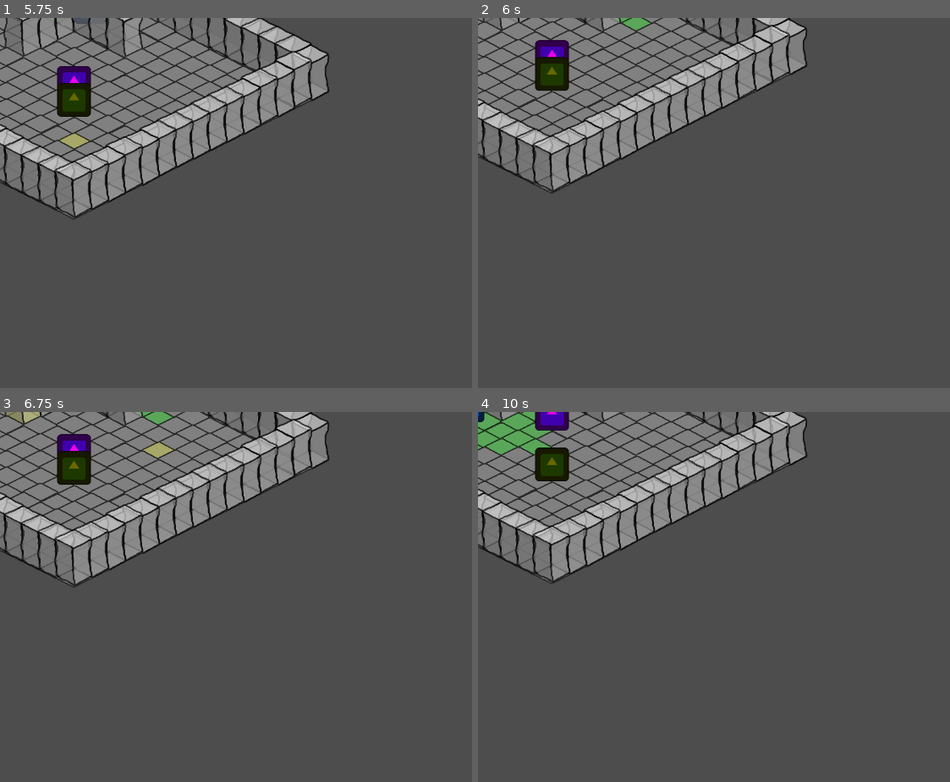
Above: before the commit, frames 1-4 (two rows, left to right).
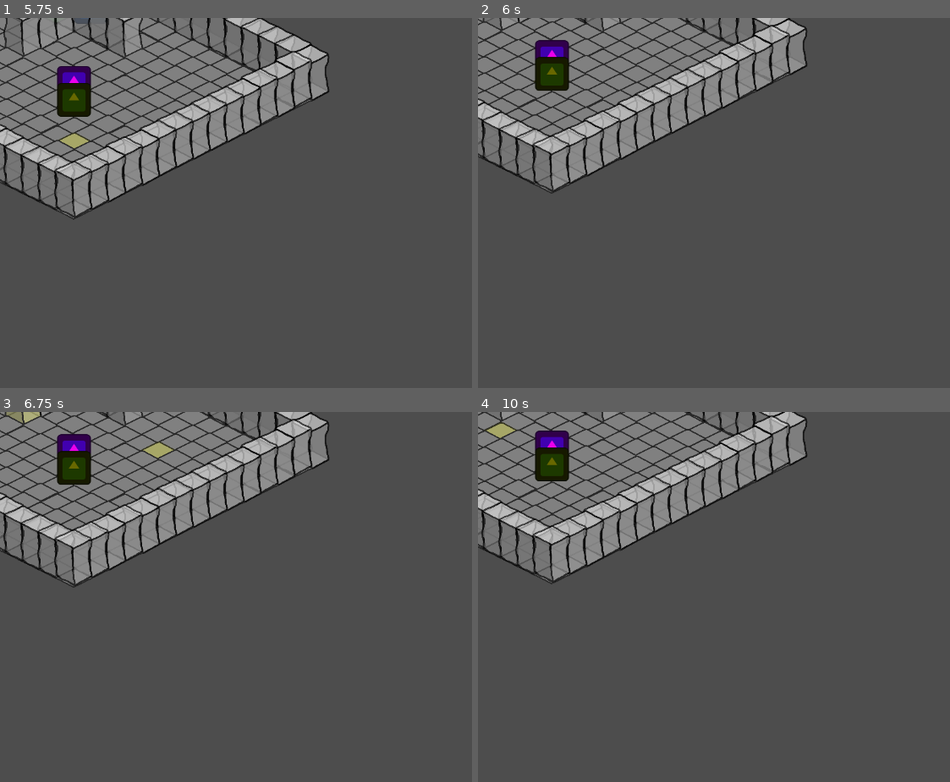
Above: after the commit, the same moments.

Repository: CiaranWoodward/LD57
Game: Godot game, scene res://main.tscn
Two runs of this game, one before a commit and one after it. Both use one fixed random seed, a clock stepped at 60 frames per second and the inputs below. This scene is started directly instead of the project's main scene. The engine's default icon, where the game draws it, is replaced by a stand-in: a white triangle on a blue panel in a dark square.
Inputs (mouse positions are in pixels of both pictures, inside the frame that each line leads up to):
- Up to frame 1 (5.75 s): tap Enter at 0.5, 2, 4.25 s; drag from (212, 136) to (108, 188) at 0.52 s; tap Space at 1.25, 3.5, 5 s; drag from (193, 143) to (94, 195) at 1.27 s; move the mouse to (179, 154) at 2.02 s; hold Right (ui_right) 2.03-2.75 s; click (179, 154) at 2.17 s; drag from (23, 162) to (136, 151) at 2.77 s; drag from (4, 169) to (372, 206) at 3.52 s; drag from (89, 143) to (236, 114) at 4.27 s; move the mouse to (75, 154) at 5.02 s; hold Down (ui_down) from 5.03 s (still down); click (75, 154) at 5.17 s
- Up to frame 2 (6 s): release Down (ui_down) at 5.75 s; drag from (482, 18) to (680, 228) at 5.77 s
- Up to frame 3 (6.75 s): drag from (23, 419) to (405, 519) at 6.52 s
- Up to frame 4 (10 s): drag from (482, 426) to (784, 678) at 7.27 s; move the mouse to (534, 419) at 8.02 s; hold Down (ui_down) 8.03-8.75 s; click (534, 419) at 8.17 s; drag from (520, 423) to (614, 545) at 8.77 s; drag from (501, 430) to (850, 600) at 9.52 s

Frame 1 is identical in both runs. In frame 2, 0.1% of the frame differs, in the area x 30-37%, y 0-4%; in frame 3, 0.1%; in frame 4, 1.7%, in the area x 0-20%, y 0-12%.

Commit message:
Separate movement and action points

Diff:
--- a/Level/GameController.gd
+++ b/Level/GameController.gd
@@ -158,27 +158,27 @@
 	if path.size() > 0:
 		print("GameController: Path found with " + str(path.size()) + " steps")
 
-		# For player entities, check and consume action points before movement
+		# For player entities, check and consume movement points before movement
 		if entity in player_entities:
-			# Check if path length exceeds available action points
-			if path.size() > entity.action_points:
-				print("GameController: Path too long for available action points")
-
-				# Optionally, could limit the path to the available action points
-				path = path.slice(0, entity.action_points)
-				print("GameController: Path trimmed to " + str(path.size()) + " steps to match action points")
+			# Check if path length exceeds available movement points
+			if path.size() > entity.movement_points:
+				print("GameController: Path too long for available movement points")
+
+				# Optionally, could limit the path to the available movement points
+				path = path.slice(0, entity.movement_points)
+				print("GameController: Path trimmed to " + str(path.size()) + " steps to match movement points")
 
 				# If the destination is now different, get that tile instead
 				if path.size() > 0:
 					target_grid_pos = path[path.size() - 1]
 					target_tile = isometric_map.get_tile(target_grid_pos)
 				else:
-					print("GameController: No valid path within action point range")
+					print("GameController: No valid path within movement point range")
 					return
 
-			# Consume action points for the path
-			if not entity.consume_action_points_for_path(path.size()):
-				print("GameController: Entity doesn't have enough action points for the path")
+			# Consume movement points for the path
+			if not entity.consume_movement_points_for_path(path.size()):
+				print("GameController: Entity doesn't have enough movement points for the path")
 				return
 
 		# Set the entity's game_controller reference
@@ -193,23 +193,33 @@
 		# Signal that entity is moving
 		emit_signal("entity_moved", entity)
 
-		# Connect to the entity's action_points_changed signal to update highlights
-		if entity in player_entities and not entity.is_connected("action_points_changed", Callable(self, "_on_player_action_points_changed")):
-			entity.connect("action_points_changed", Callable(self, "_on_player_action_points_changed"))
+		# Connect to the entity's movement_points_changed signal to update highlights
+		if entity in player_entities:
+			if not entity.is_connected("movement_points_changed", Callable(self, "_on_player_movement_points_changed")):
+				entity.connect("movement_points_changed", Callable(self, "_on_player_movement_points_changed"))
 	else:
 		print("GameController: No path found to target position")
 
+# Handle when a player's movement points change
+func _on_player_movement_points_changed(_current, _maximum):
+	update_highlights()
+
 # Handle when a player's action points change
+func _on_player_action_points_changed(_current, _maximum):
+	# We don't need to update movement highlights when action points change
+	pass
+
+# When player selections/states change
 func _on_player_action_selection_changed():
-	# If we have a selected entity, update its movement range
 	update_highlights()
 
+# Update highlight display based on movement points
 func update_highlights():
 	if selected_entity and selected_entity in player_entities and selected_entity.is_turn_active:
 		# First clear all highlights
 		clear_all_highlights()
-		# Then highlight new movement range if the entity still has action points
-		if selected_entity.action_points > 0:
+		# Then highlight new movement range if the entity still has movement points
+		if selected_entity.movement_points > 0:
 			highlight_movement_range(selected_entity)
 
 # Event handler for when a turn starts for a character
@@ -354,6 +364,8 @@
 
 	# Connect to relevant signals
 	entity.connect("action_selection_changed", _on_player_action_selection_changed)
+	entity.connect("movement_points_changed", _on_player_movement_points_changed)
+	entity.connect("action_points_changed", _on_player_action_points_changed)
 
 	# Add to turn sequencer's player group
 	turn_sequencer.add_character_to_group(entity, "player")
@@ -452,17 +464,17 @@
 	if not isometric_map or not entity:
 		return
 
-	# Get entity's current position and action points
+	# Get entity's current position and movement points
 	var start_pos = entity.grid_position
-	var max_ap = entity.action_points
-
-	# Make sure the entity has action points to move
-	if max_ap <= 0:
-		print("GameController: Entity has no action points, not highlighting movement range")
-		return
-
-	# Use the method to find all reachable tiles within action points range
-	var movable_tiles = isometric_map.find_reachable_tiles(start_pos, max_ap)
+	var max_mp = entity.movement_points
+
+	# Make sure the entity has movement points to move
+	if max_mp <= 0:
+		print("GameController: Entity has no movement points, not highlighting movement range")
+		return
+
+	# Use the method to find all reachable tiles within movement points range
+	var movable_tiles = isometric_map.find_reachable_tiles(start_pos, max_mp)
 
 	# Highlight all movable tiles
 	for tile in movable_tiles:
--- a/Players/HeavyPlayer.gd
+++ b/Players/HeavyPlayer.gd
@@ -3,8 +3,10 @@
 
 func configure_player():
 	entity_name = "Heavy"
-	max_action_points = 2
+	max_action_points = 4  # Heavy has more action points for abilities
 	action_points = max_action_points
+	max_movement_points = 2  # But limited movement
+	movement_points = max_movement_points
 	move_speed = 0.7
 	abilities = ["shield_bash", "taunt"]
 	max_health = 15
@@ -61,8 +63,13 @@
 
 	return nearby
 
-# Override level up to focus on defense/tankiness
+# Heavy has slower movement but more efficient with action points
 func on_level_up():
-	super.on_level_up()
+	# Increase health more than action points
 	max_health += 2
 	current_health += 2
+
+	# Custom allocation favoring action points over movement
+	max_action_points += 1
+	if level % 2 == 0:  # Only every other level
+		max_movement_points += 1
--- a/Players/PlayerEntity.gd
+++ b/Players/PlayerEntity.gd
@@ -4,6 +4,8 @@
 # Player-specific properties
 var action_points: int = 3
 var max_action_points: int = 3
+var movement_points: int = 3
+var max_movement_points: int = 3
 var abilities: Array = []
 var experience: int = 0
 var level: int = 1
@@ -12,6 +14,7 @@
 signal ability_used(ability_name)
 signal level_up(new_level)
 signal action_points_changed(current, maximum)
+signal movement_points_changed(current, maximum)
 signal action_selection_changed
 
 func _init():
@@ -30,6 +33,8 @@
 	entity_name = "Generic Player"
 	max_action_points = 3
 	action_points = max_action_points
+	max_movement_points = 3
+	movement_points = max_movement_points
 	move_speed = 1.0
 	abilities = []
 
@@ -38,16 +43,17 @@
 	# Call parent implementation first
 	super.start_turn()
 
-	# Reset action points for new turn
+	# Reset action points and movement points for new turn
 	action_points = max_action_points
+	movement_points = max_movement_points
 	emit_signal("action_points_changed", action_points, max_action_points)
+	emit_signal("movement_points_changed", movement_points, max_movement_points)
 
 	# Process status effects
 	process_status_effects()
 
 	# Players wait for user input, so don't finish turn automatically
-	# The turn will be finished by the user's actions (movement/abilities)
-	# or by the UI "End Turn" button
+	# The turn will be finished when the user clicks the "End Turn" button
 	print("PlayerEntity: " + entity_name + " waiting for player input")
 	emit_signal("action_selection_changed")
 
@@ -67,15 +73,11 @@
 	var success = execute_ability(ability_name, target)
 
 	if success:
+		# Consume action points
 		action_points -= ap_cost
 		emit_signal("action_points_changed", action_points, max_action_points)
 		emit_signal("ability_used", ability_name)
 		emit_signal("action_selection_changed")
-
-		# Check if we should finish our turn due to no action points
-		if action_points <= 0:
-			print("PlayerEntity: " + entity_name + " out of action points after ability, finishing turn")
-			call_deferred("finish_turn")
 
 	return success
 
@@ -105,10 +107,11 @@
 # Called when the player levels up
 # Override in subclasses with specific level-up behavior
 func on_level_up():
-	# Default behavior - increase action points
+	# Default behavior - increase action points and movement points
 	max_action_points += 1
+	max_movement_points += 1
 
-# Override move_along_path to consume action points
+# Override move_along_path - we don't need to check for automatic turn ending
 func move_along_path(delta: float):
 	# Call parent implementation without consuming action points
 	super.move_along_path(delta)
@@ -118,25 +121,20 @@
 		print("PlayerEntity: " + entity_name + " completed movement")
 		emit_signal("action_selection_changed")
 
-		# If no action points left, finish turn
-		if action_points <= 0:
-			print("PlayerEntity: " + entity_name + " out of action points, finishing turn")
-			call_deferred("finish_turn")
+# Consume movement points for a path
+func consume_movement_points_for_path(path_length: int) -> bool:
+	if path_length <= 0:
+		return true  # No movement points needed for empty path
 
-# Pre-consume action points for a path
-func consume_action_points_for_path(path_length: int) -> bool:
-	if path_length <= 0:
-		return true  # No action points needed for empty path
-
-	# Check if we have enough action points
-	if action_points < path_length:
-		print("PlayerEntity: " + entity_name + " doesn't have enough action points for path of length " + str(path_length))
+	# Check if we have enough movement points
+	if movement_points < path_length:
+		print("PlayerEntity: " + entity_name + " doesn't have enough movement points for path of length " + str(path_length))
 		return false
 
-	# Consume the action points
-	action_points = max(0, action_points - path_length)
-	print("PlayerEntity: " + entity_name + " consumed " + str(path_length) + " action points, " + str(action_points) + " remaining")
-	emit_signal("action_points_changed", action_points, max_action_points)
+	# Consume the movement points
+	movement_points = max(0, movement_points - path_length)
+	print("PlayerEntity: " + entity_name + " consumed " + str(path_length) + " movement points, " + str(movement_points) + " remaining")
+	emit_signal("movement_points_changed", movement_points, max_movement_points)
 
 	return true
 
@@ -156,14 +154,14 @@
 func get_action_points() -> int:
 	return action_points
 
+# Get the current movement points
+func get_movement_points() -> int:
+	return movement_points
+
 # Called when the entity has completed following its path
 func _on_path_completed():
 	super._on_path_completed()
 
-	# Check if this was during our turn, and if so, we might finish our turn
+	# Signal that movement is completed for UI updates
 	if is_turn_active:
-		if action_points == 0:
-			print("Entity: " + entity_name + " will finish turn after movement completed")
-			call_deferred("finish_turn")
-		else:
-			emit_signal("action_selection_changed")
+		emit_signal("action_selection_changed")
--- a/Players/ScoutPlayer.gd
+++ b/Players/ScoutPlayer.gd
@@ -5,8 +5,10 @@
 
 func configure_player():
 	entity_name = "Scout"
-	max_action_points = 4
+	max_action_points = 3
 	action_points = max_action_points
+	max_movement_points = 5  # Scouts have more movement points
+	movement_points = max_movement_points
 	move_speed = 1.5
 	abilities = ["quick_shot", "recon"]
 	max_health = 8
@@ -63,8 +65,36 @@
 			push_error("ScoutPlayer: " + entity_name + " - Unknown ability: " + ability_name)
 			return false
 
+# Scout moves more efficiently - 25% chance to not consume movement points
+func consume_movement_points_for_path(path_length: int) -> bool:
+	if path_length <= 0:
+		return true  # No movement points needed for empty path
+
+	# Calculate the actual cost with Scout's efficiency bonus
+	var actual_cost = 0
+	for step in range(path_length):
+		if randf() > 0.25:  # 25% chance of free movement
+			actual_cost += 1
+
+	print("ScoutPlayer: " + entity_name + " efficient movement, cost reduced from " +
+		str(path_length) + " to " + str(actual_cost))
+
+	# Check if we have enough movement points
+	if movement_points < actual_cost:
+		print("ScoutPlayer: " + entity_name + " doesn't have enough movement points")
+		return false
+
+	# Consume the calculated movement points
+	movement_points = max(0, movement_points - actual_cost)
+	print("ScoutPlayer: " + entity_name + " consumed " + str(actual_cost) + " movement points, " +
+		str(movement_points) + " remaining")
+	emit_signal("movement_points_changed", movement_points, max_movement_points)
+
+	return true
+
 # Override level up to focus on movement and vision
 func on_level_up():
 	super.on_level_up()
+	max_movement_points += 1  # Extra movement bonus
 	vision_range += 1
 	move_speed += 0.1
